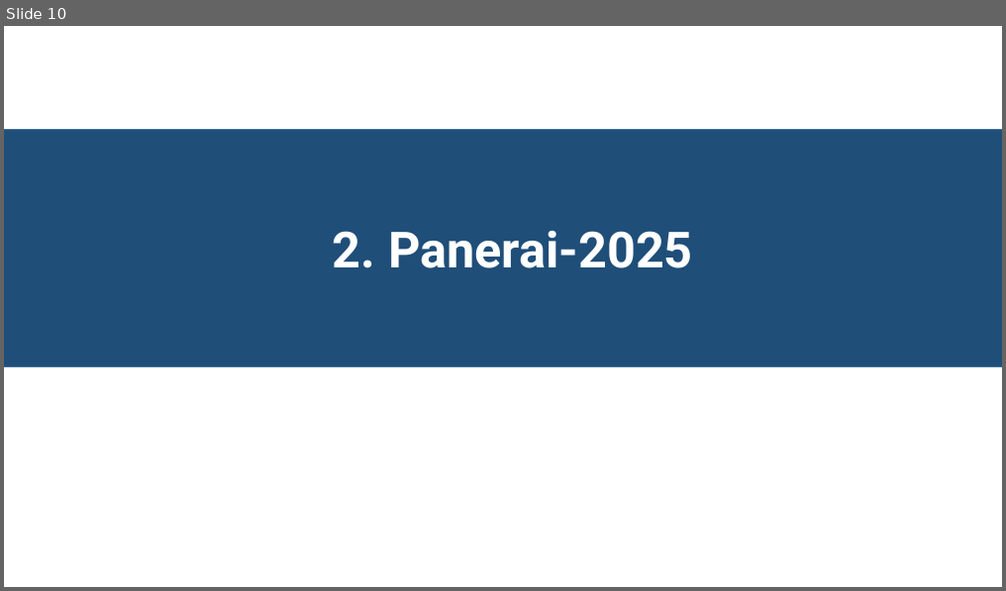
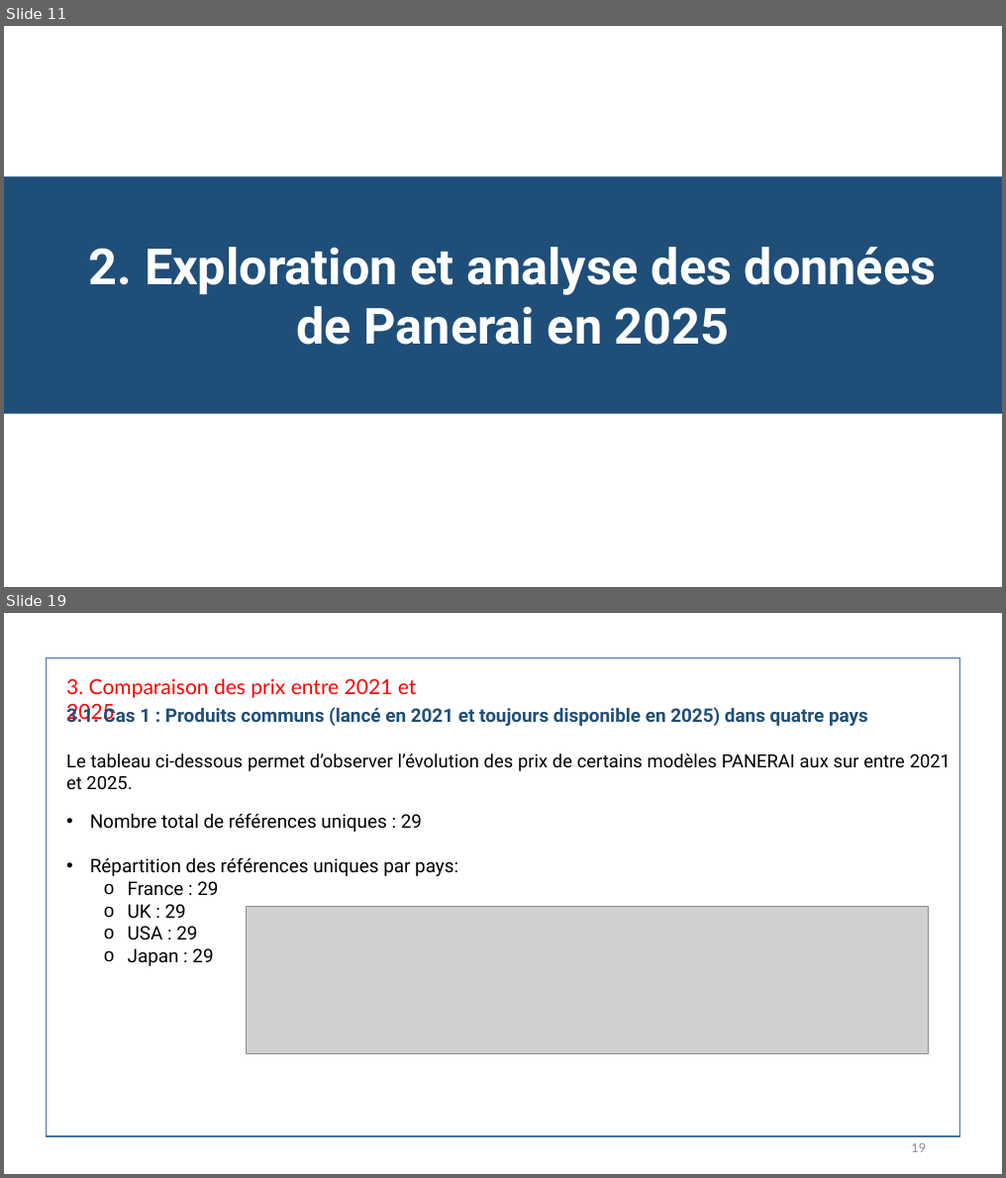
Before and after one commit to Ahak99/Data-Data-Challenge, a slide deck: docs/Présentation - Analyse des prix des montres de luxe Panerai.pptx. Shown one above the other, each under a label of ours: slide 10 before the commit, slides 11 and 19 after it; the slides between them are not shown. The pictures are 1006x591 and 1006x1178 pixels, drawn with LibreOffice and Linux fonts; fonts in the diff are those of the drawing; grey boxes stand for pictures. Boxes give left, top, right and bottom in pixels: in the first picture for what was removed or moved away, otherwise in the second. Text is boxed around its words. In the diff, an @@ line names an element or a change of style, - is before the commit and + after.

```diff
--- a/docs/Présentation - Analyse des prix des montres de luxe Panerai.pptx
+++ b/docs/Présentation - Analyse des prix des montres de luxe Panerai.pptx
@@ slide 19 added at (4,613,1002,1174), background #FFFFFF @@
@@ rectangle added at (46,658,960,1137), outline #43739E 1 pt @@
@@ text added at (66,678,417,722), 20 pt, text #FF0000 @@
+3. Comparaison des prix entre 2021 et 2025
@@ text added at (66,705,868,726), 18 pt, text #1F4E79, bold @@
+3.1. Cas 1 : Produits communs (lancé en 2021 et toujours disponible en 2025) dans quatre pays
@@ text added at (66,754,950,771), 17.5 pt, text #000000 @@
+Le tableau ci-dessous permet d’observer l’évolution des prix de certains modèles PANERAI aux sur entre 2021 et 2025.
@@ text added at (90,813,458,966), 18 pt, text #000000 @@
+• Nombre total de références uniques : 29
+• Répartition des références uniques par pays:
+  o France : 29
+  o UK : 29
+  o USA : 29
+  o Japan : 29
@@ picture added at (247,906,929,1055) @@
@@ page number added at (911,1144,926,1153), 12 pt, text #8C8C8C @@
+19
@@ what was slide 10 is now slide 11 @@
@@ slide 11 changed as well @@
@@ rectangle: place and size @@
-rectangle at (4,130,1002,368)
+rectangle at (4,176,1002,414)
@@ text at (89,247,937,345): text changed @@
-2. Panerai-2025
+2. Exploration et analyse des données de Panerai en 2025
```
Also in this commit, not shown: 4 other slides changed, 20 other slides added, 18 slides removed, 6 other files.
